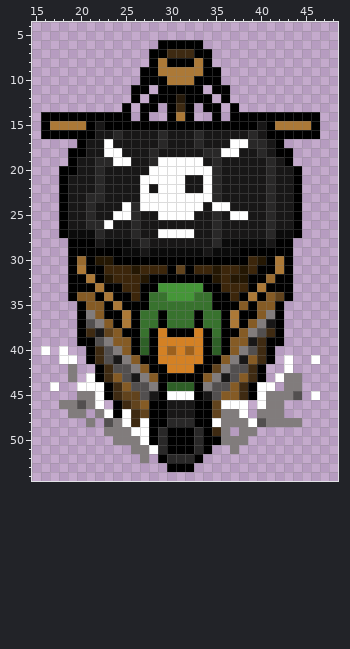
Pixel-art sprite: deltaducks/core/assets/before_pack/player2_2.png. Above is the file before it was changed.
The file is 64x64 pixels. Colours within 5 levels of each other are drawn and written as one. Shown: x 15..48, y 4..54.
Once edited:
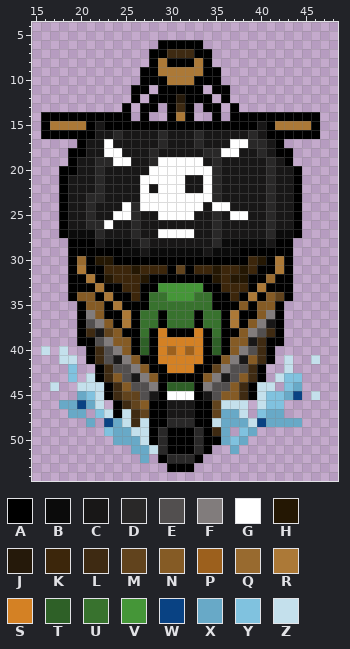
Palette (. is transparent): A #000000  B #0b0b0b  C #181717  D #292828  E #524f4f  F #817c7c  G #ffffff  H #241703  J #25190a  K #3c260b  L #3e2a12  M #61431d  N #855b25  P #9c601d  Q #986a2f  R #ac7937  S #d48124  T #2e6027  U #38722e  V #459638  W #094283  X #68a9c7  Y #80c2df  Z #c4e0ec
What changed:
y 40: x 16 G -> Z; x 18 G -> Z
y 41: x 18..19 GG -> ZZ; x 43 G -> Z; x 46 G -> Z
y 42: x 19 F -> Y; x 43 G -> Z
y 43: x 19 F -> Y; x 21 G -> Z; x 42..44 GFF -> ZYY
y 44: x 17 G -> Z; x 20..22 GGG -> ZZZ; x 40..41 GG -> ZZ; x 43..44 FF -> YX
y 45: x 20..22 FFG -> XYZ; x 40..44 GFFFE -> ZYYXW; x 46 G -> Z
y 46: x 18..22 FFEFG -> XXWXZ; x 36..38 GGG -> ZZZ; x 40..42 GFF -> ZYY
y 47: x 19..20 FF -> XX; x 22..23 FG -> YZ; x 25 G -> Z; x 36..38 FFG -> XXZ; x 40..42 FFF -> YXX
y 48: x 21 F -> X; x 23..25 EFG -> WXZ; x 27 G -> Z; x 35..44 GFFFGEFFFF -> ZXXXZWXXXX
y 49: x 23..27 FFFGG -> YXXZZ; x 36 F -> X; x 38..39 FF -> YX
y 50: x 24..27 FFFG -> XXXZ; x 36..38 FFF -> XYX
y 51: x 26..28 FFG -> XXZ; x 37 F -> X
y 52: x 27 F -> X
Boxes around the changes in both pictures, in picture pixels (x1, y1, x2, y2):
changed: (41, 346, 158, 463)
changed: (212, 355, 320, 454)
